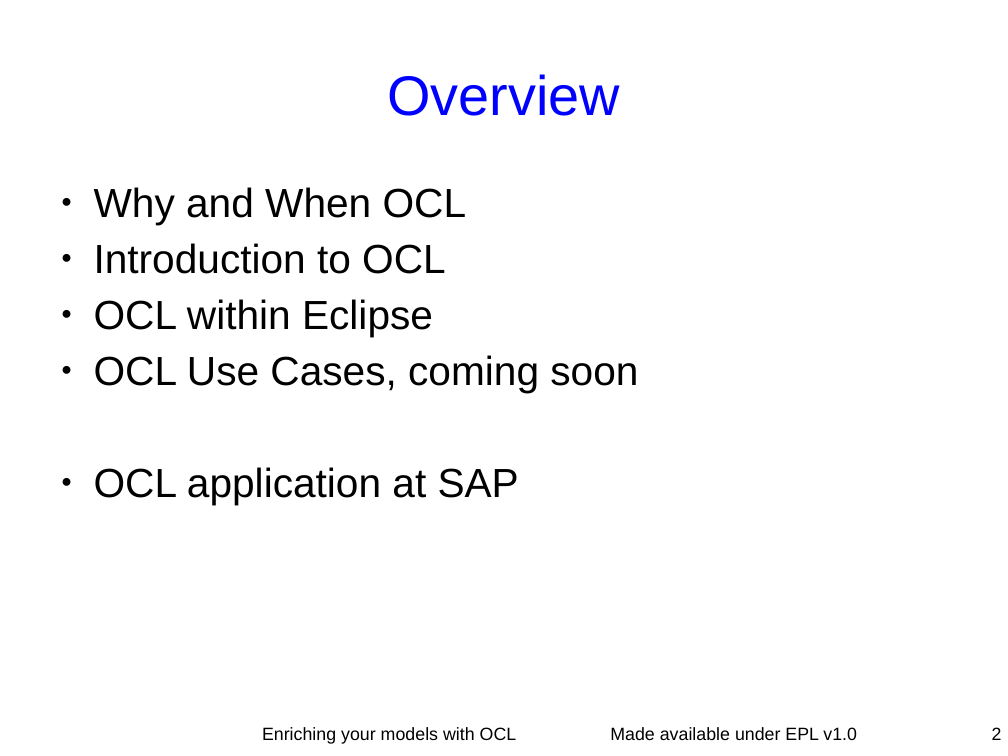
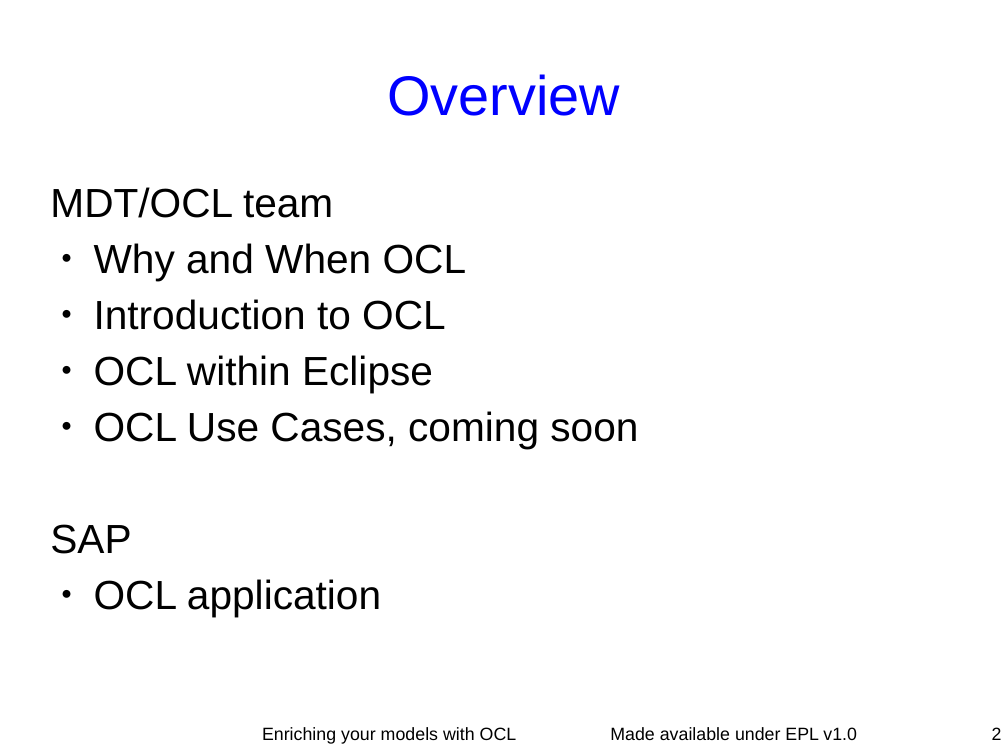
Before and after one commit to eclipse-ocl/ocl-website, a slide deck: slide 2 of ocl/docs/publications/ESE2010LongTalk/EnrichingWithOCL.odp. Drawn at 1008x756 pixels with LibreOffice and Linux fonts; fonts in the diff are those of the drawing. Boxes give left, top, right and bottom in pixels: in the first picture for what was removed or moved away, otherwise in the second. Text is boxed around its words. In the diff, an @@ line names an element or a change of style, - is before the commit and + after.

```diff
--- a/ocl/docs/publications/ESE2010LongTalk/EnrichingWithOCL.odp
+++ b/ocl/docs/publications/ESE2010LongTalk/EnrichingWithOCL.odp
@@ text at (50, 187, 333, 218): paragraph added @@
+MDT/OCL team
@@ text at (50, 524, 381, 617): text changed @@
-● OCL application at SAP
+SAP
+● OCL application
```
Also in this commit, not shown: 8 other slides changed, 4 slides removed.
